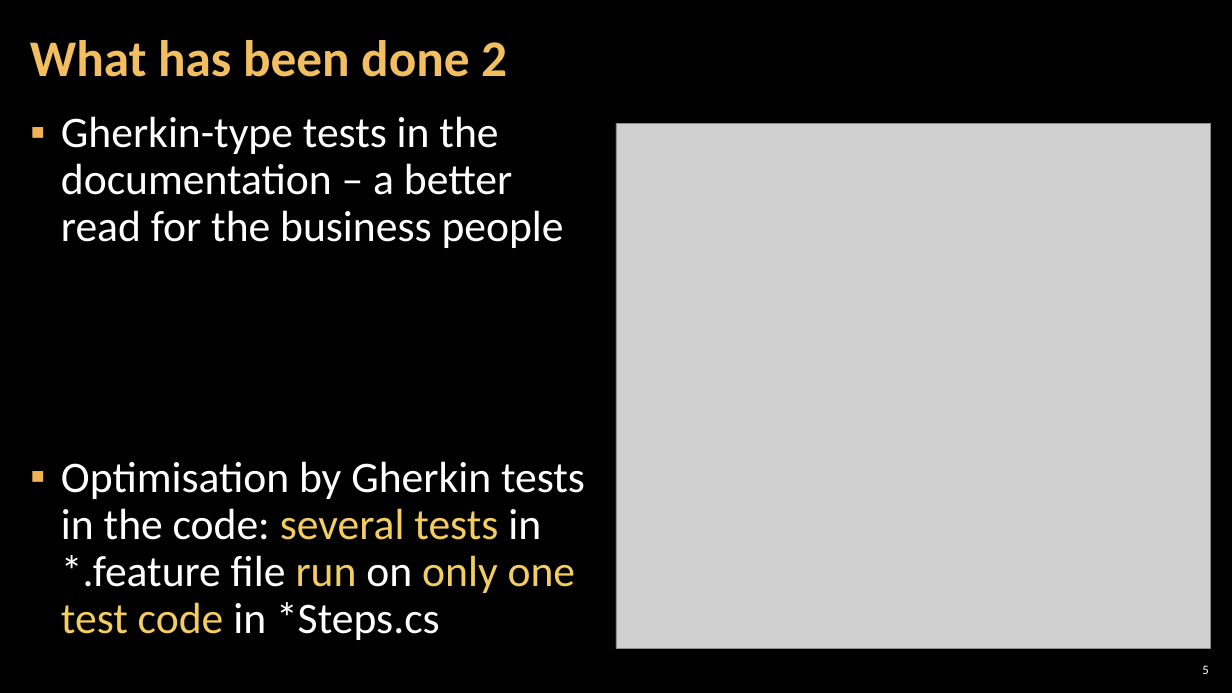
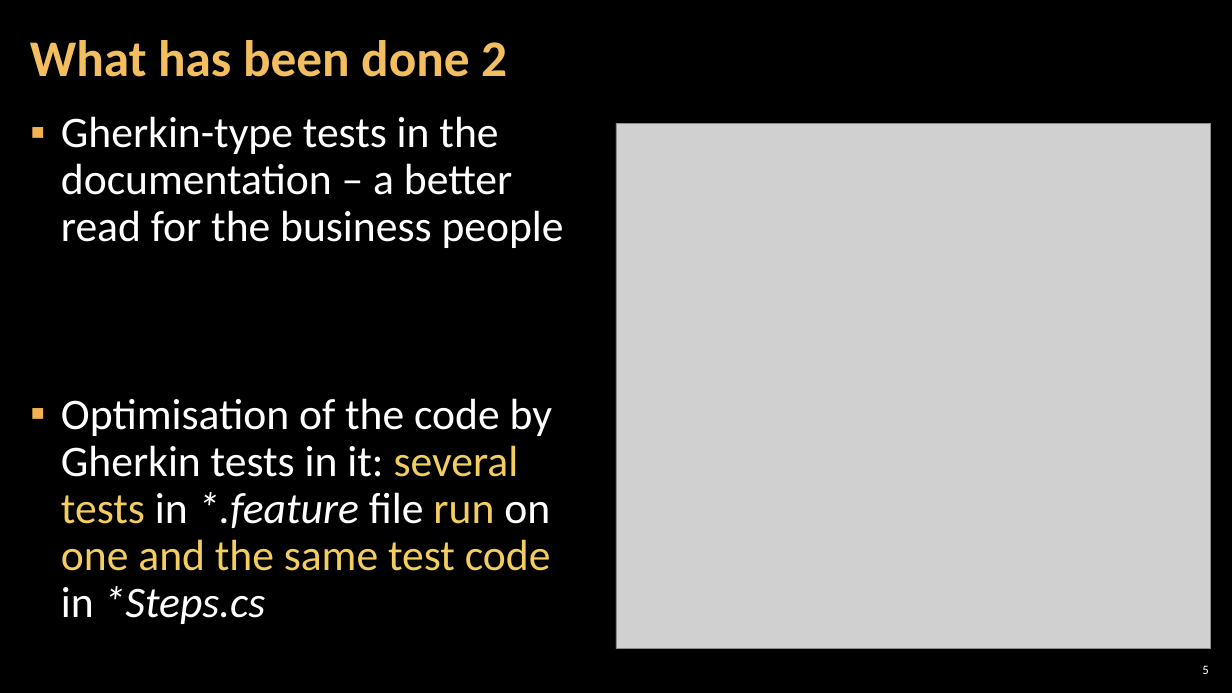
Before and after one commit to vankatabe/Feijoa, a slide deck: slide 5 of Documentation/SoftUni-QA_Automation-BlogProject-Feijoa-Features.pptx. Drawn at 1232x693 pixels with LibreOffice and Linux fonts; fonts in the diff are those of the drawing; grey boxes stand for pictures; background and template pictures are left out. Boxes give left, top, right and bottom in pixels: in the first picture for what was removed or moved away, otherwise in the second. Text is boxed around its words. In the diff, an @@ line names an element or a change of style, - is before the commit and + after.

```diff
--- a/Documentation/SoftUni-QA_Automation-BlogProject-Feijoa-Features.pptx
+++ b/Documentation/SoftUni-QA_Automation-BlogProject-Feijoa-Features.pptx
@@ text at (x1=61, y1=398, x2=552, y2=624): text changed @@
-▪ Optimisation by Gherkin tests in the code: several tests in *.feature file run on only one test code in *Steps.cs
+▪ Optimisation of the code by Gherkin tests in it: several tests in *.feature file run on one and the same test code in *Steps.cs
```
Also in this commit, not shown: 8 other slides changed, 5 other files.
